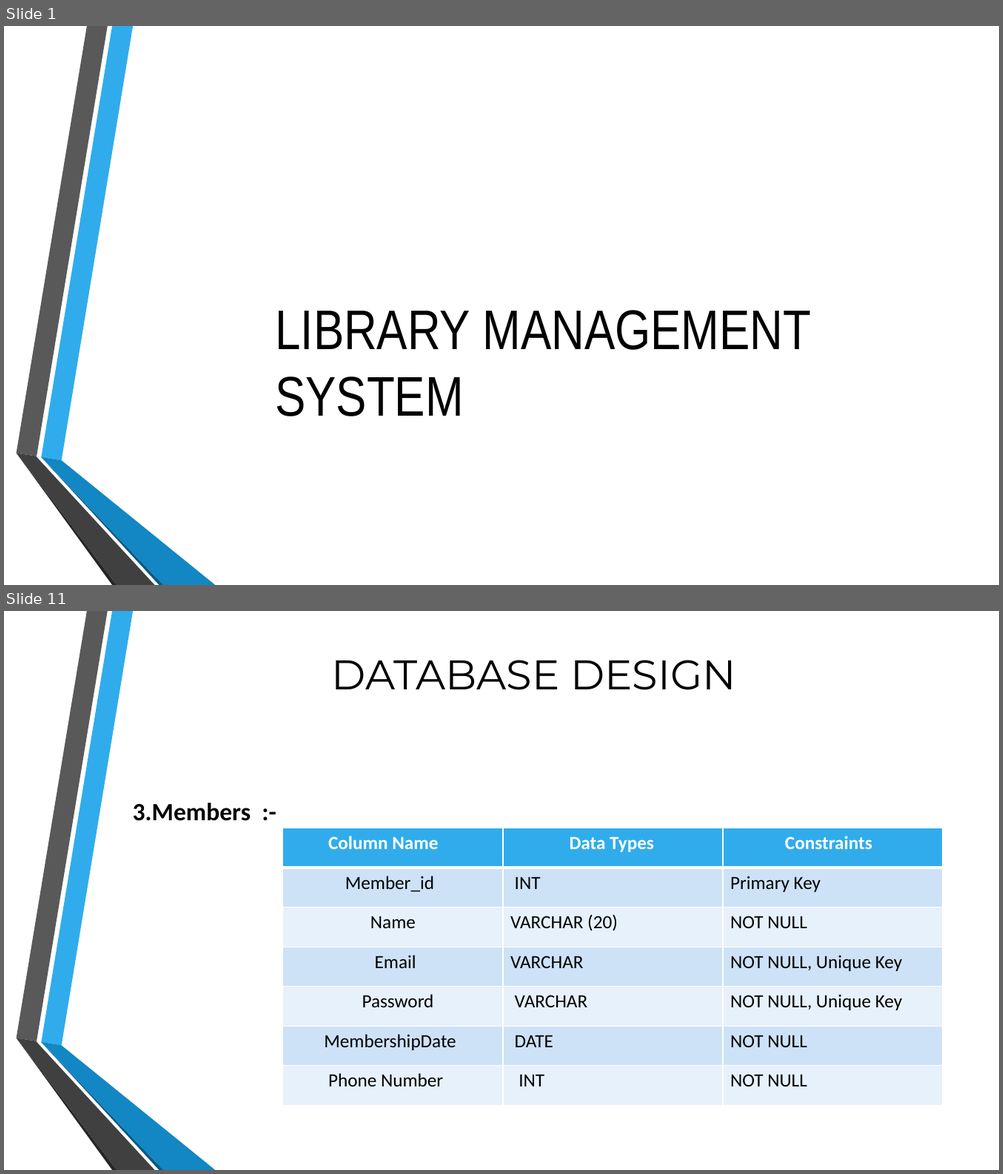
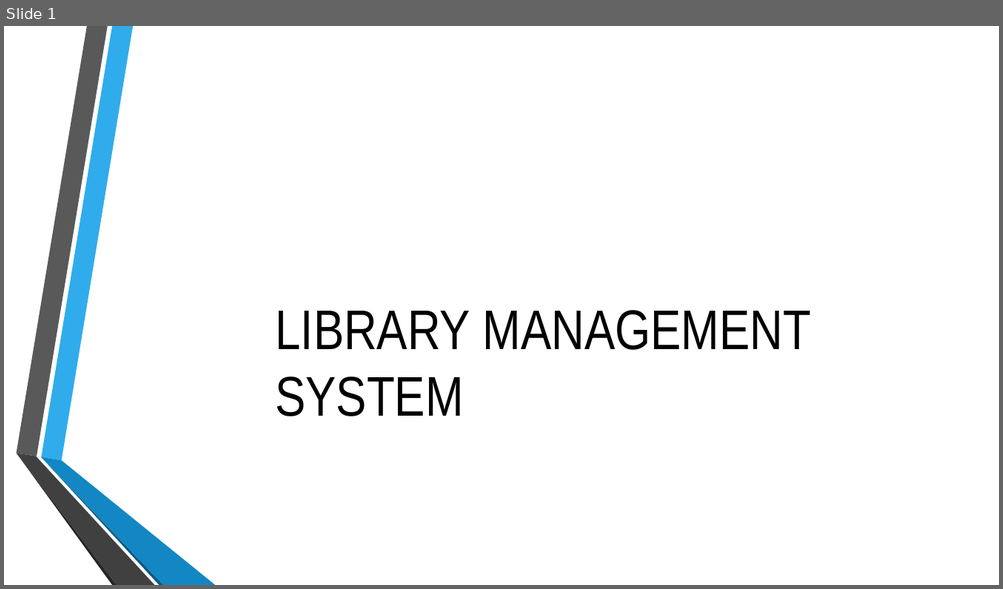
Before and after one commit to Vruchi0321/Hibernate_Project, a slide deck: LMS.pptx. Shown one above the other, each under a label of ours: slides 1 and 11 before the commit, slide 1 after it; the slides between them are not shown. The pictures are 1003x1174 and 1003x589 pixels, drawn with LibreOffice and Linux fonts; fonts in the diff are those of the drawing; background and template pictures are left out. Boxes give left, top, right and bottom in pixels: in the first picture for what was removed or moved away, otherwise in the second. Text is boxed around its words. In the diff, an @@ line names an element or a change of style, - is before the commit and + after.

```diff
--- a/LMS.pptx
+++ b/LMS.pptx
@@ slide 11 removed at [4, 611, 999, 1170], background picture (left out); not listed: 6 template elements that a slide beside it also shows @@
@@ title removed at [332, 660, 736, 690] @@
-DATABASE DESIGN
@@ text removed at [133, 803, 250, 821] @@
-3.Members :-
@@ table removed at [283, 828, 943, 1105], 7 rows, 3 columns @@
-Column Name | Data Types | Constraints
-Member_id | INT | Primary Key
-Name | VARCHAR (20) | NOT NULL
-Email | VARCHAR | NOT NULL, Unique Key
-Password | VARCHAR | NOT NULL, Unique Key
-MembershipDate | DATE | NOT NULL
-Phone Number | INT | NOT NULL
```
Also in this commit, not shown: 3 slides changed, 6 slides added, 8 other slides removed.
